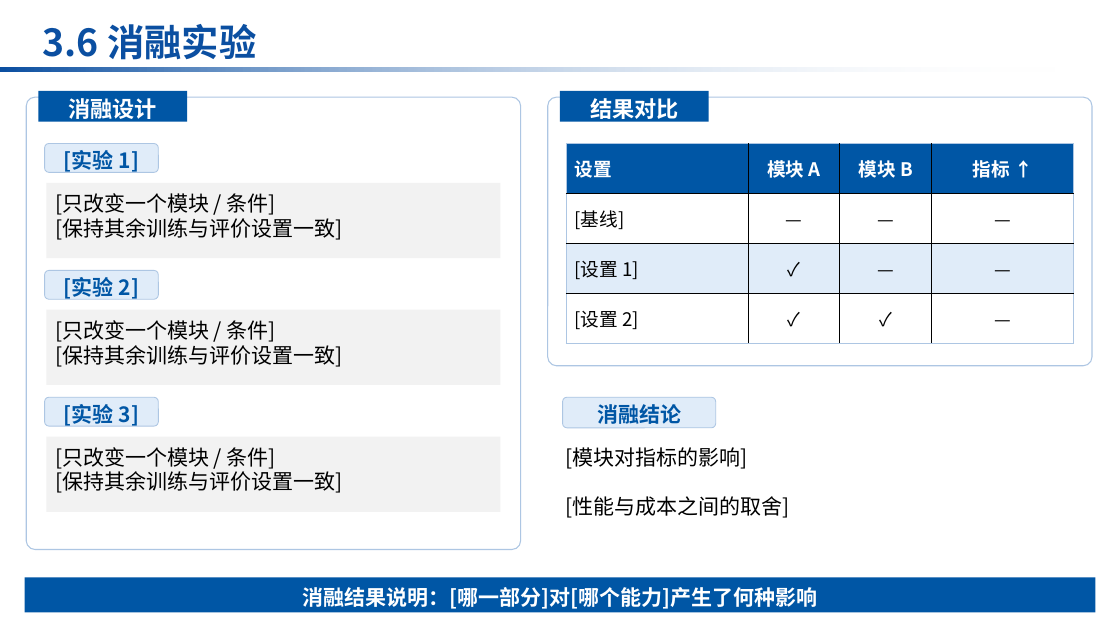
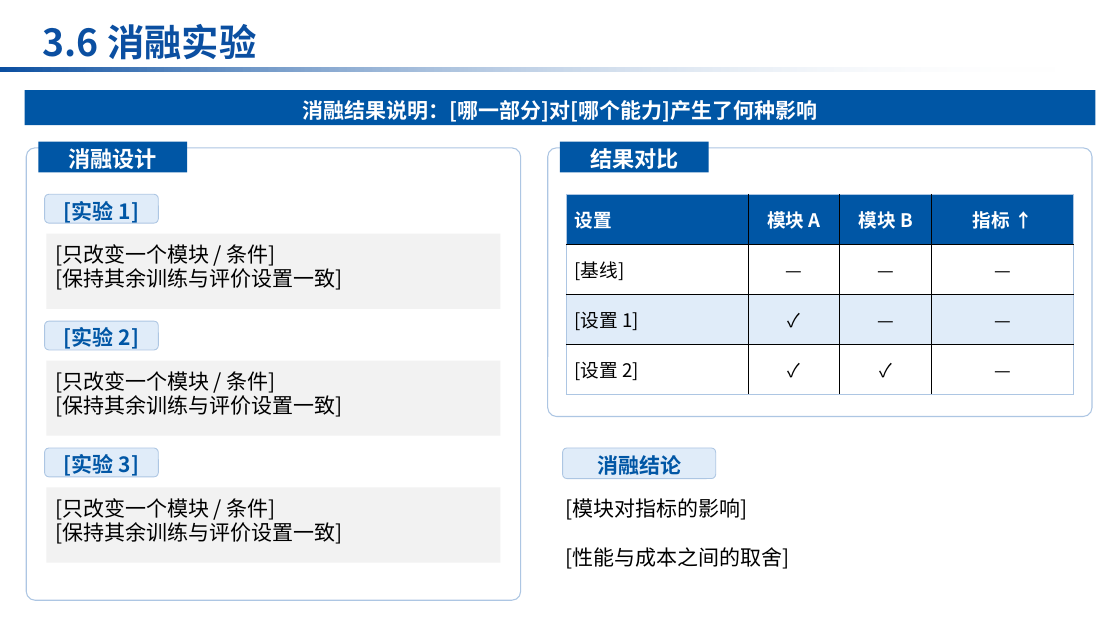
Before and after one commit to jarviscccwl/PPT2405, a slide deck: slide 18 of ppt2405/assets/ppt2405.potx. Drawn at 1120x630 pixels with LibreOffice and Linux fonts; fonts in the diff are those of the drawing. Boxes give left, top, right and bottom in pixels: in the first picture for what was removed or moved away, otherwise in the second. Text is boxed around its words. In the diff, an @@ line names an element or a change of style, - is before the commit and + after.

```diff
--- a/ppt2405/assets/ppt2405.potx
+++ b/ppt2405/assets/ppt2405.potx
@@ rectangle added at (24, 90, 1096, 125), fill #0056A5 @@
@@ rounded rectangle removed at (26, 97, 521, 550) @@
@@ text "消融结果说明：[哪一部分]对[哪个能力]产生了何种影响": place and size @@
-text "消融结果说明：[哪一部分]对[哪个能力]产生了何种影响" at (303, 587, 818, 609)
+text "消融结果说明：[哪一部分]对[哪个能力]产生了何种影响" at (303, 100, 818, 122)
@@ rectangle removed at (39, 91, 187, 121) @@
@@ rounded rectangle removed at (548, 97, 1092, 366) @@
@@ rectangle removed at (560, 91, 709, 121) @@
@@ rounded rectangle added at (26, 148, 521, 601), fill #FFFFFF, outline #ADC6E3 0.9 pt @@
@@ rectangle added at (39, 142, 187, 172), fill #0056A5 @@
@@ rounded rectangle removed at (45, 144, 158, 172) @@
@@ rounded rectangle added at (548, 148, 1092, 417), fill #FFFFFF, outline #ADC6E3 0.9 pt @@
@@ rectangle added at (560, 142, 709, 172), fill #0056A5 @@
@@ rounded rectangle added at (45, 194, 158, 223), fill #E0ECF9, outline #ADC6E3 0.75 pt @@
@@ rounded rectangle removed at (45, 271, 158, 299) @@
@@ rounded rectangle added at (45, 321, 158, 350), fill #E0ECF9, outline #ADC6E3 0.75 pt @@
@@ text to rectangle in 3 elements at (46, 234, 501, 309), (46, 487, 501, 563), (46, 360, 501, 436) @@
@@ rounded rectangle removed at (45, 397, 158, 426) @@
@@ rounded rectangle removed at (563, 397, 716, 428) @@
@@ rounded rectangle added at (45, 448, 158, 476), fill #E0ECF9, outline #ADC6E3 0.75 pt @@
@@ rounded rectangle added at (563, 448, 716, 478), fill #E0ECF9, outline #ADC6E3 0.75 pt @@
@@ 7 texts, 3 rectangles, 1 table: place and size @@
-7 texts, 3 rectangles, 1 table at (46, 95, 1074, 518)
+7 texts, 3 rectangles, 1 table at (46, 148, 1074, 569)
@@ rectangle removed at (24, 578, 1096, 613) @@
```
Also in this commit, not shown: 24 other slides changed, 12 other files.
